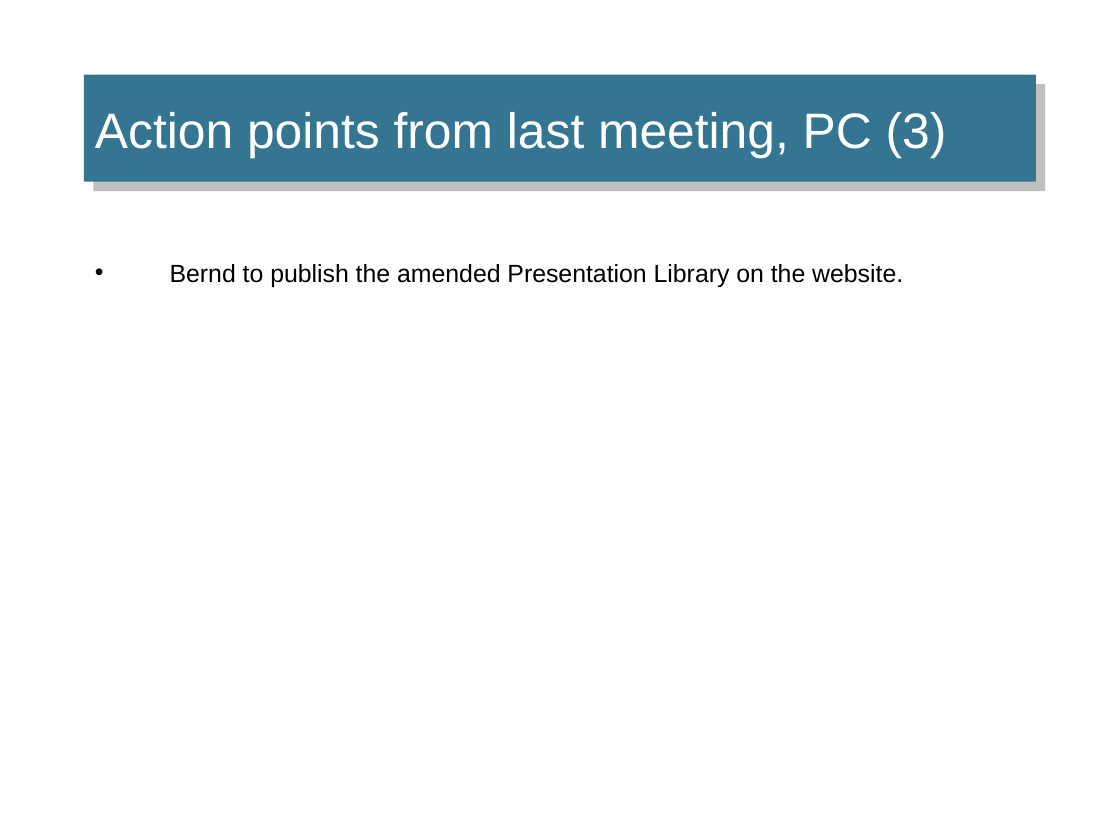
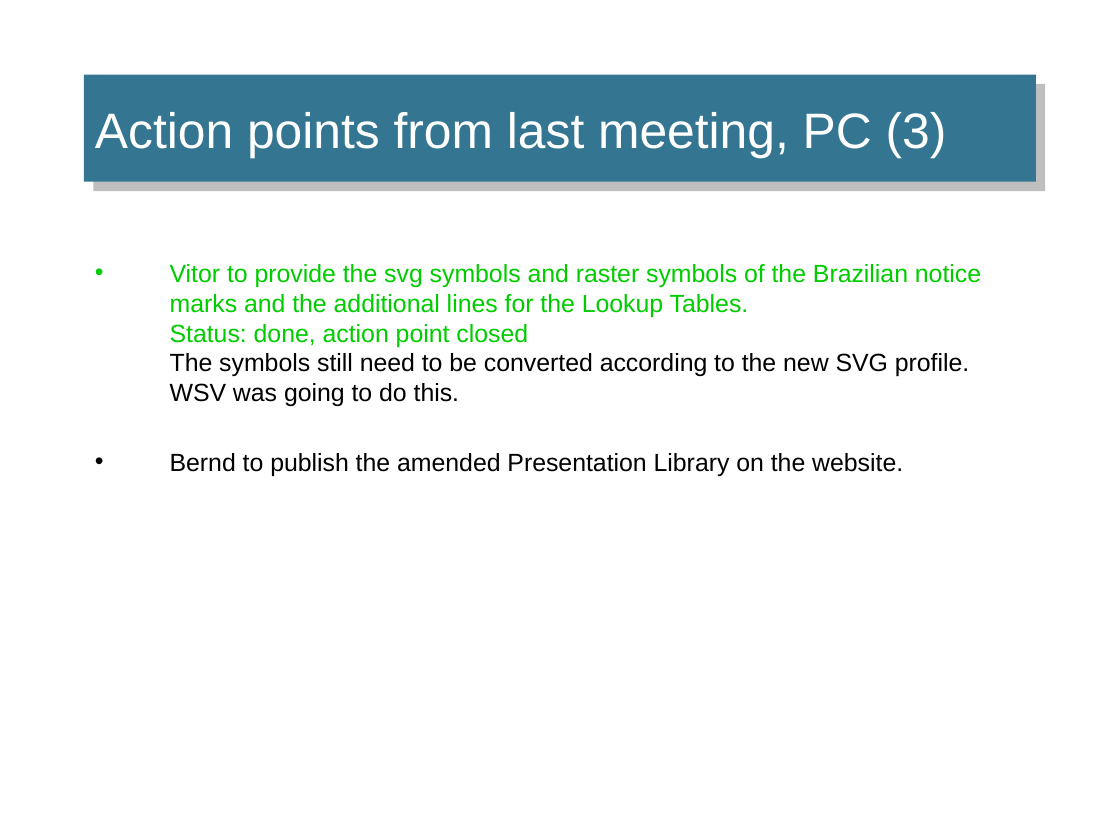
Before and after one commit to IEHG/IEHG-Meeting-2024, a slide deck: slide 86 of IEHG_2024.pptx. Drawn at 1120x840 pixels with LibreOffice and Linux fonts; fonts in the diff are those of the drawing; background and template pictures are left out. Boxes give left, top, right and bottom in pixels: in the first picture for what was removed or moved away, otherwise in the second. Text is boxed around its words. In the diff, an @@ line names an element or a change of style, - is before the commit and + after.

```diff
--- a/IEHG_2024.pptx
+++ b/IEHG_2024.pptx
@@ text at bbox=[170, 264, 981, 406]: paragraph added @@
+• Vitor to provide the svg symbols and raster symbols of the Brazilian notice marks and the additional lines for the Lookup Tables.
+  Status: done, action point closed
+  The symbols still need to be converted according to the new SVG profile. WSV was going to do this.
```
Also in this commit, not shown: 5 other slides changed, 1 other file.
